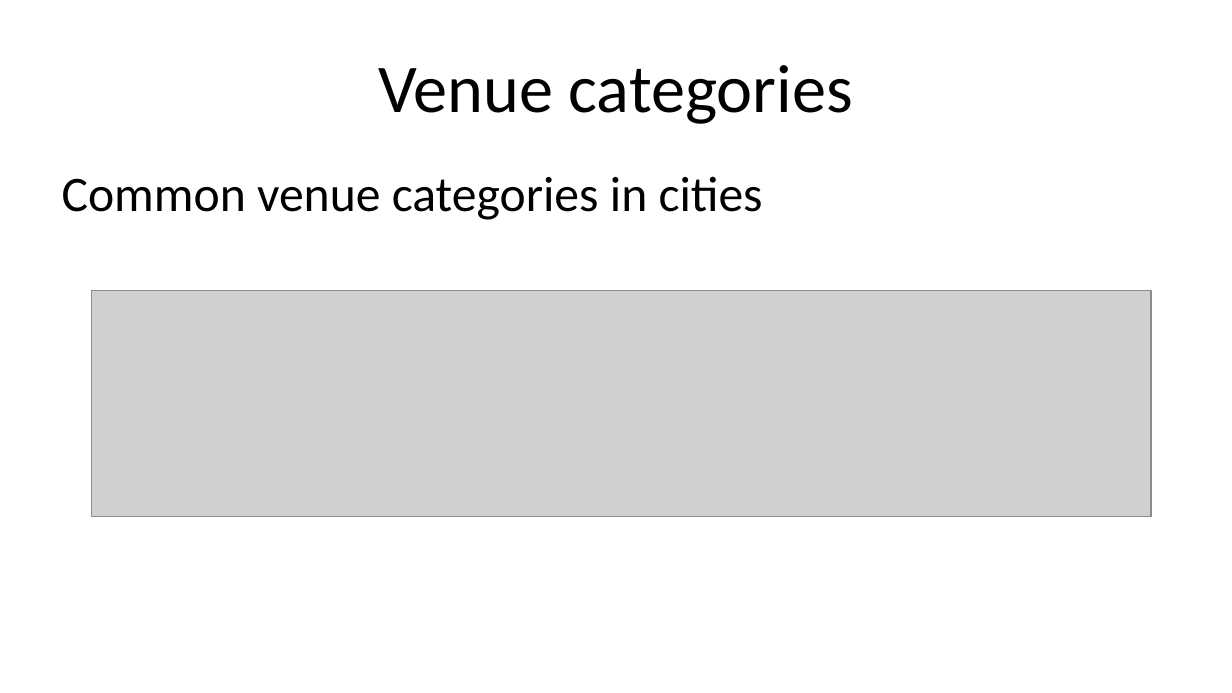
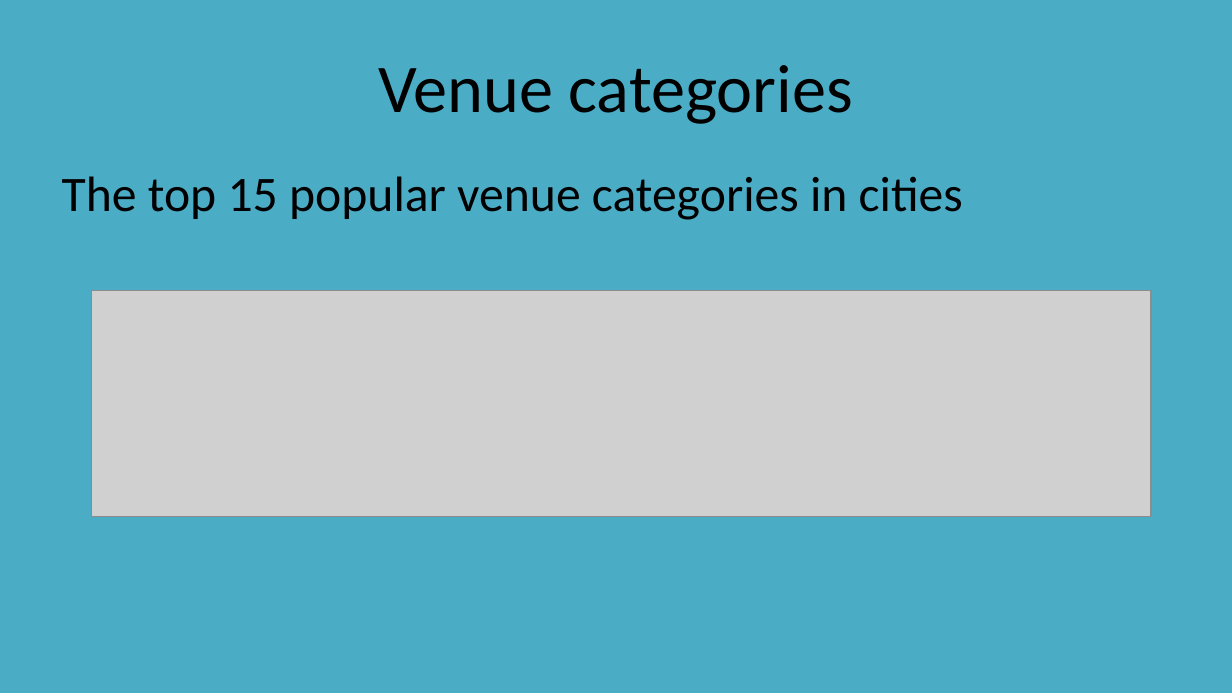
Before and after one commit to CharlesFung87/Coursera_Capstone, a slide deck: slide 6 of Olympic host cities presentation.pptx. Drawn at 1232x693 pixels with LibreOffice and Linux fonts; fonts in the diff are those of the drawing; grey boxes stand for pictures. Boxes give left, top, right and bottom in pixels: in the first picture for what was removed or moved away, otherwise in the second. Text is boxed around its words. In the diff, an @@ line names an element or a change of style, - is before the commit and + after.

```diff
--- a/Olympic host cities presentation.pptx
+++ b/Olympic host cities presentation.pptx
@@ background #FFFFFF to #4BACC6 @@
@@ text at (62, 176, 963, 220): text changed @@
-Common venue categories in cities
+The top 15 popular venue categories in cities
```
Also in this commit, not shown: 18 other slides changed, 4 other files.
